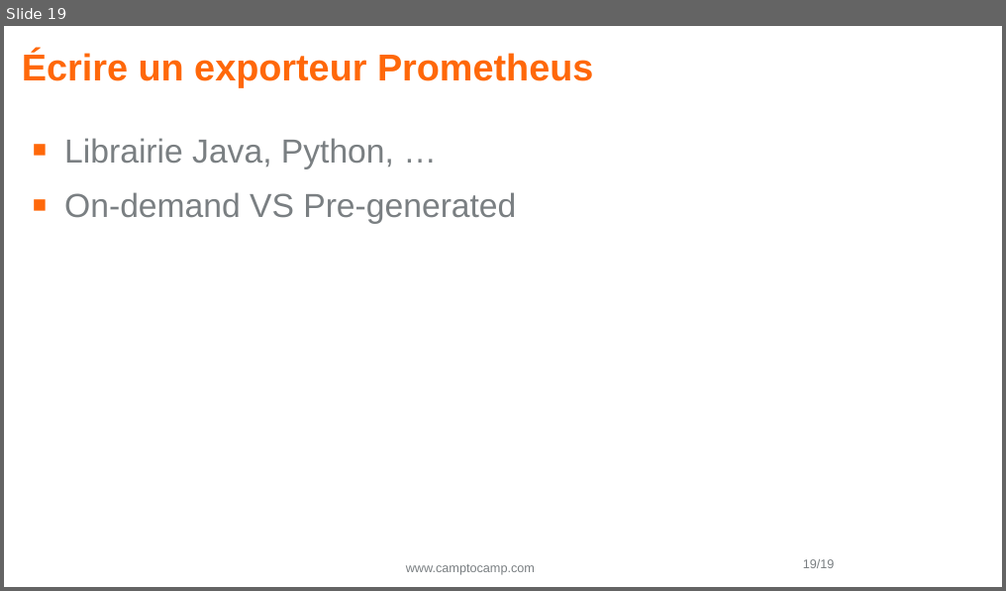
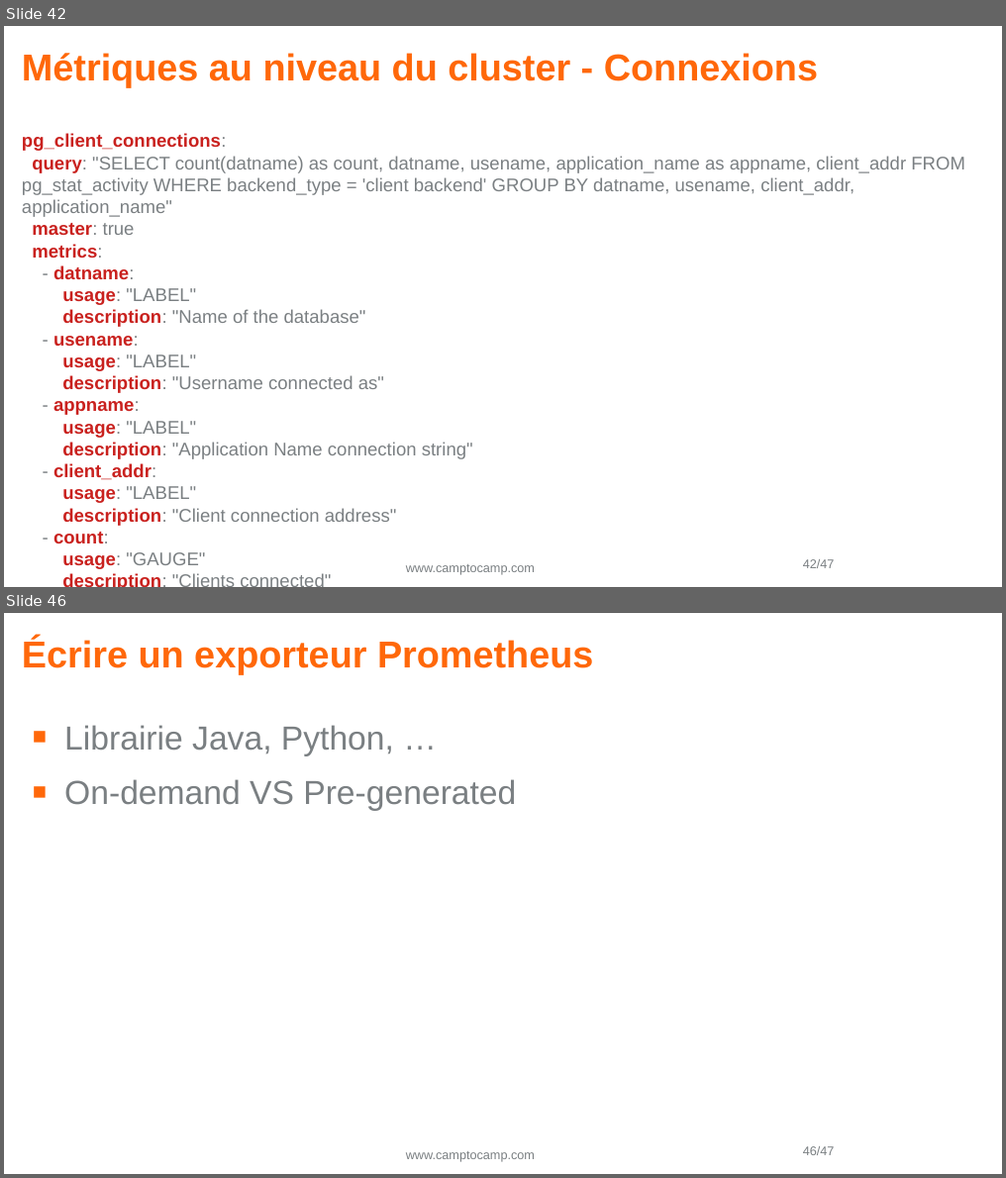
Before and after one commit to Vampouille/demo-prometheus-postgres, a slide deck: pgday2.odp. Shown one above the other, each under a label of ours: slide 19 before the commit, slides 42 and 46 after it; the slides between them are not shown. The pictures are 1006x591 and 1006x1178 pixels, drawn with LibreOffice and Linux fonts; fonts in the diff are those of the drawing; background and template pictures are left out. Boxes give left, top, right and bottom in pixels: in the first picture for what was removed or moved away, otherwise in the second. Text is boxed around its words. In the diff, an @@ line names an element or a change of style, - is before the commit and + after.

```diff
--- a/pgday2.odp
+++ b/pgday2.odp
@@ slide 42 added at box(4, 26, 1002, 587), background #FFFFFF; not listed: 2 template elements that a slide beside it also shows @@
@@ title added at box(22, 53, 818, 88), 29.8 pt, text #FF680A, bold @@
+Métriques au niveau du cluster - Connexions
@@ text added at box(22, 133, 965, 526), 14.6 pt, text #7A7F82 @@
+pg_client_connections:
+query: "SELECT count(datname) as count, datname, usename, application_name as appname, client_addr FROM pg_stat_activity WHERE backend_type = 'client backend' GROUP BY datname, usename, client_addr, application_name"
+master: true
+metrics:
+- datname:
+usage: "LABEL"
+description: "Name of the database"
+- usename:
+usage: "LABEL"
+description: "Username connected as"
+- appname:
+usage: "LABEL"
+description: "Application Name connection string"
+- client_addr:
+usage: "LABEL"
+description: "Client connection address"
+- count:
+usage: "GAUGE"
+description: "Clients connected"
@@ what was slide 19 is now slide 46 @@
@@ page number at box(803, 1147, 835, 1156): text changed @@
-19/19
+46/47
```
Also in this commit, not shown: 6 slides changed, 28 other slides added, 1 slide removed, 2 other files.
